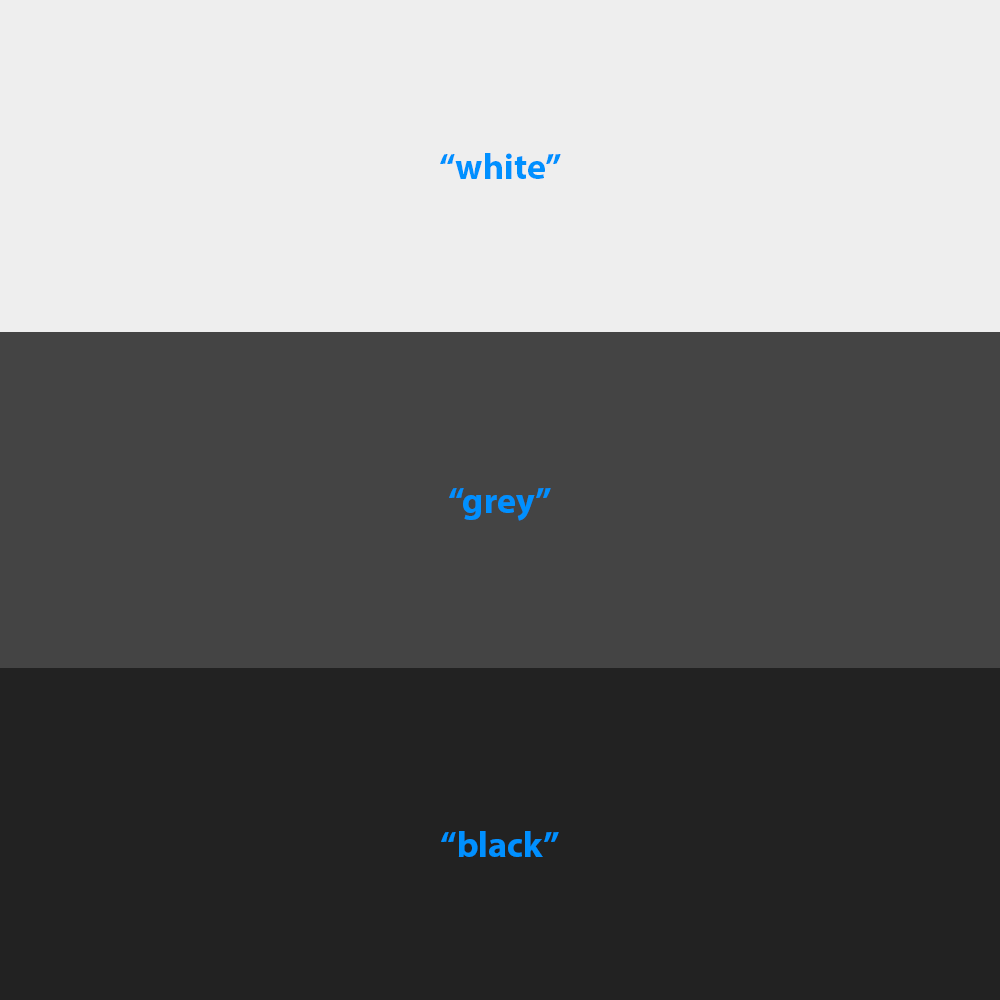
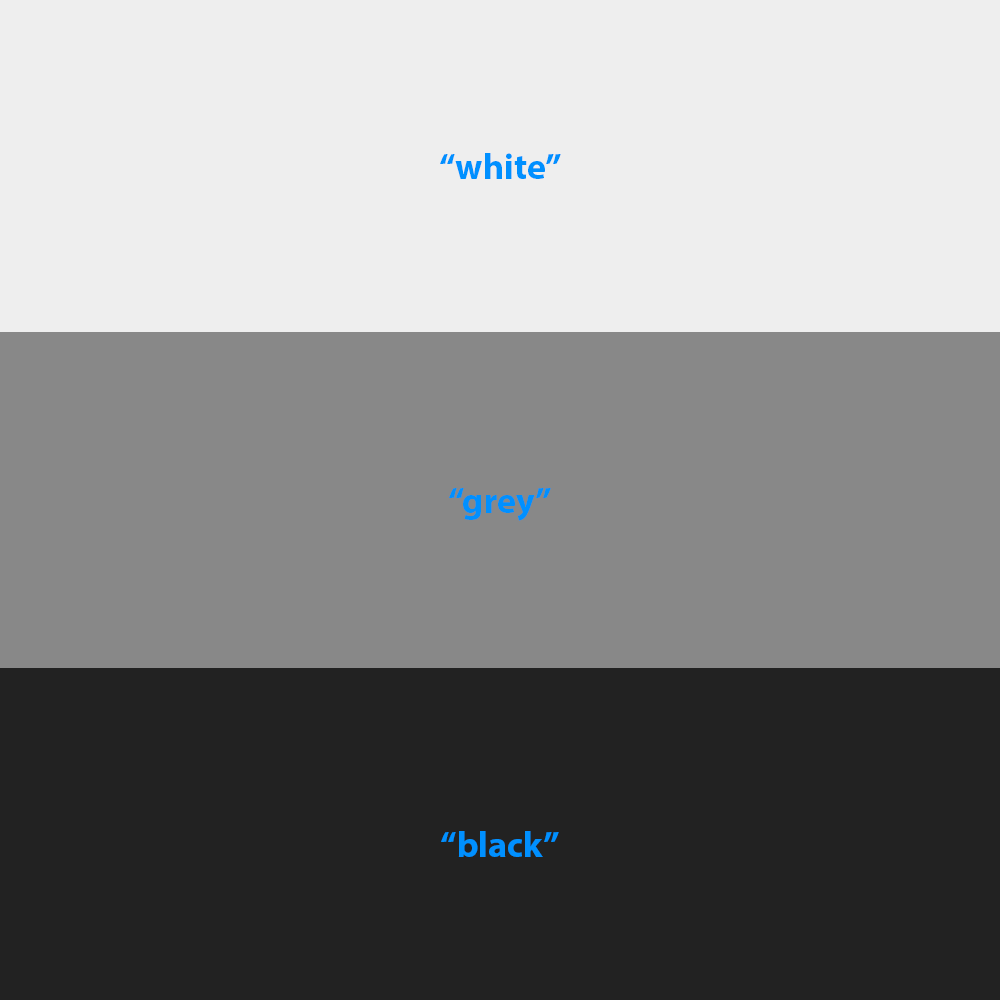
The second 1000 x 1000 image is a revision of the first. Changes to its layers:
painted on "Rectangle 1 copy" over (x1=0, y1=332, x2=1000, y2=668)
